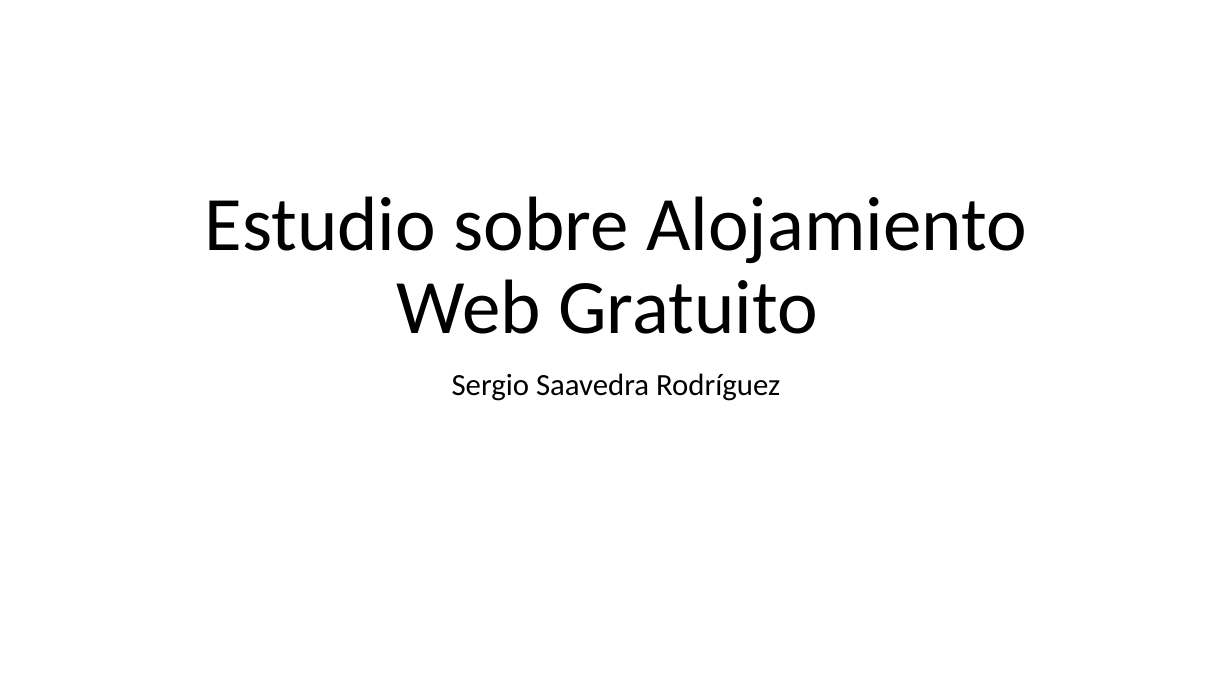
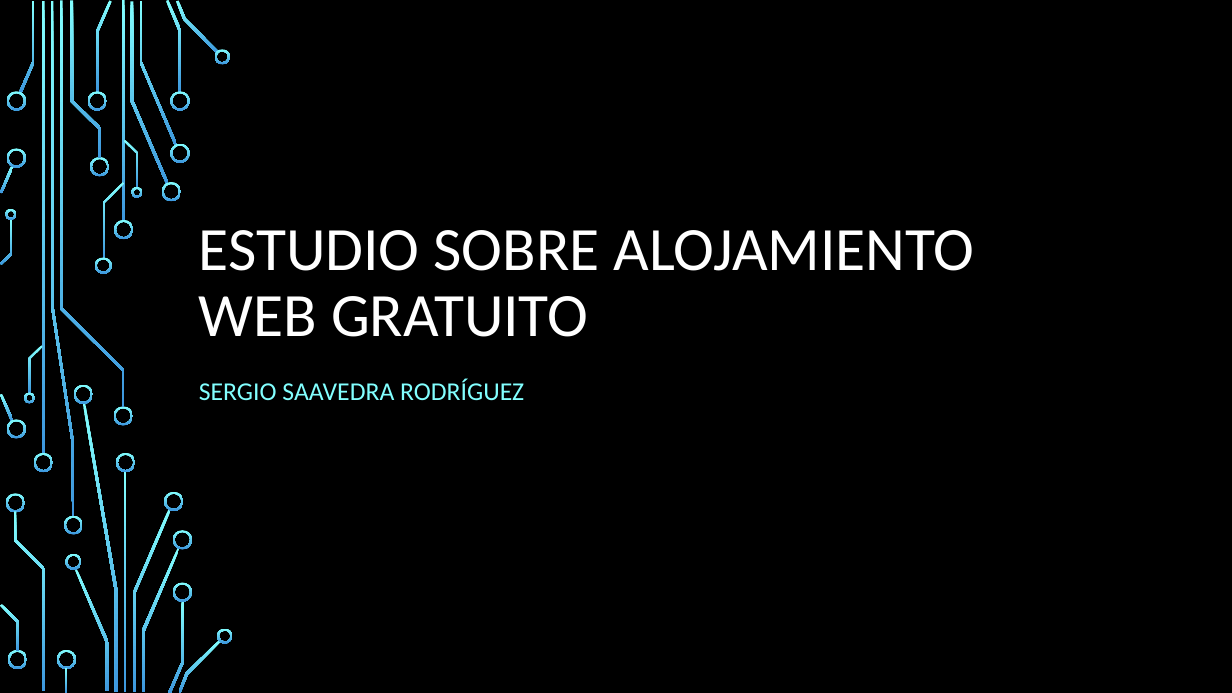
Before and after one commit to Sergioastur/Despliegue, a slide deck: slide 1 of Estudio sobre Alojamiento Web Gratuito para Despliegue de Aplicaciones/Estudio sobre Alojamiento Web Gratuito.pptx. Drawn at 1232x693 pixels with LibreOffice and Linux fonts; fonts in the diff are those of the drawing; background and template pictures are left out. Boxes give left, top, right and bottom in pixels: in the first picture for what was removed or moved away, otherwise in the second. Text is boxed around its words. In the diff, an @@ line names an element or a change of style, - is before the commit and + after.

```diff
--- a/Estudio sobre Alojamiento Web Gratuito para Despliegue de Aplicaciones/Estudio sobre Alojamiento Web Gratuito.pptx
+++ b/Estudio sobre Alojamiento Web Gratuito para Despliegue de Aplicaciones/Estudio sobre Alojamiento Web Gratuito.pptx
@@ background #FFFFFF to picture (left out) @@
@@ title at <box>199,230,974,337</box>: text changed; size 60 to 48 pt; text colour #000000 to #FFFFFF @@
-Estudio sobre Alojamiento Web Gratuito
+ESTUDIO SOBRE ALOJAMIENTO WEB GRATUITO
@@ subtitle at <box>199,379,524,401</box>: text changed; size 24 to 20 pt; text colour #000000 to #82FFFF @@
-Sergio Saavedra Rodríguez
+SERGIO SAAVEDRA RODRÍGUEZ
@@ group added at <box>0,0,233,693</box>: 50 freeform shapes, 4 rectangles @@
```
Also in this commit, not shown: 6 other slides changed.
